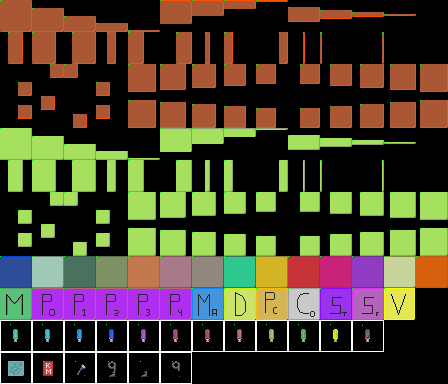
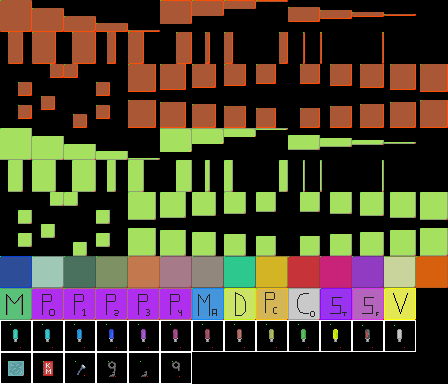
Comparing the layer stacks of the two w=448, h=384 images. Changes:
painted on "Collisioni" over [left=384, top=288, right=416, bottom=352]
painted on "Sfondo" over [left=384, top=288, right=416, bottom=352]
